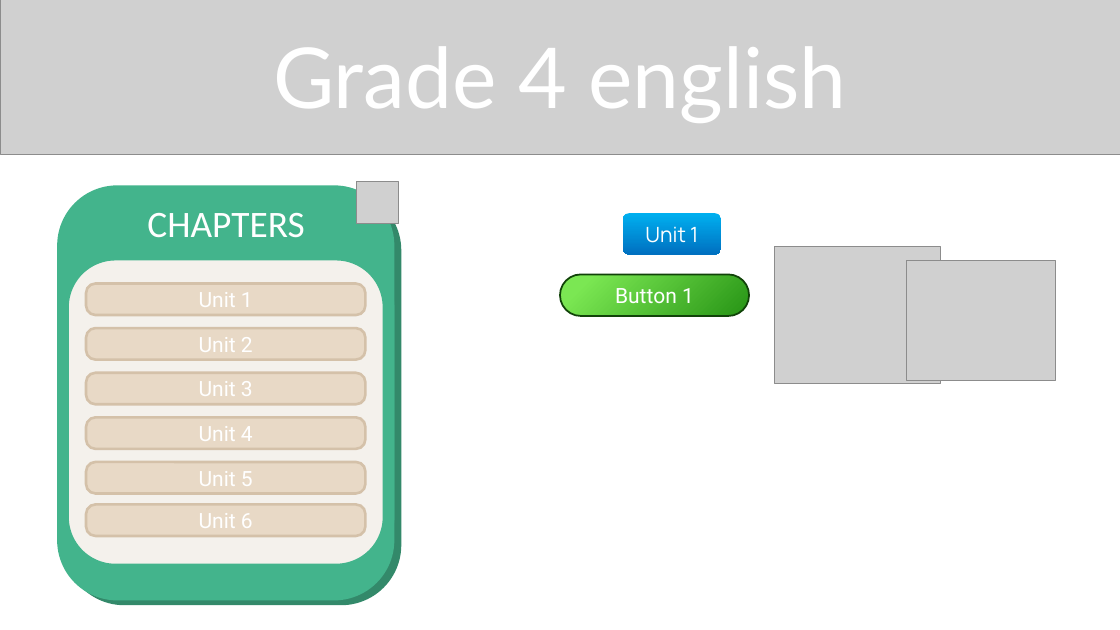
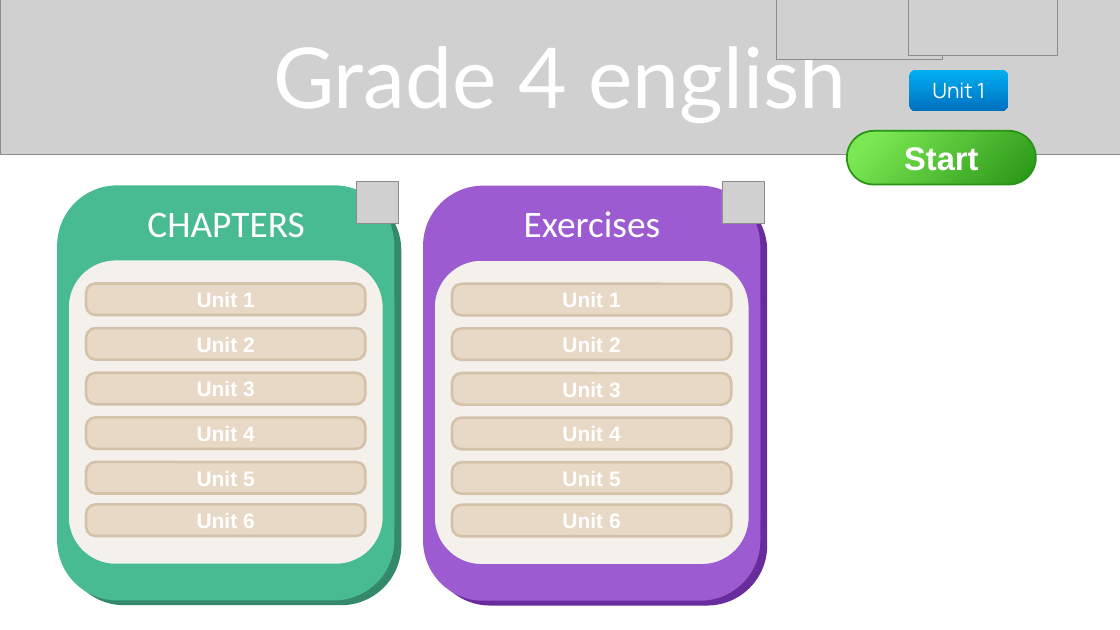
Before and after one commit to ntrk08/english-stefano, a slide deck: slide 3 of main.pptx. Drawn at 1120x630 pixels with LibreOffice and Linux fonts; fonts in the diff are those of the drawing; grey boxes stand for pictures. Boxes give left, top, right and bottom in pixels: in the first picture for what was removed or moved away, otherwise in the second. Text is boxed around its words. In the diff, an @@ line names an element or a change of style, - is before the commit and + after.

```diff
--- a/main.pptx
+++ b/main.pptx
@@ picture: place and size @@
-picture at [775, 246, 940, 384]
+picture at [777, 0, 943, 60]
@@ picture: place and size @@
-picture at [907, 260, 1055, 381]
+picture at [909, 0, 1058, 56]
@@ rounded rectangle "Unit 1": place and size @@
-rounded rectangle "Unit 1" at [623, 213, 722, 255]
+rounded rectangle "Unit 1" at [910, 70, 1009, 111]
@@ rounded rectangle added at [847, 131, 1036, 185], fill gradient #7BE753 to #279415, outline #279415 1.5 pt, 28 pt, text #FFFFFF, bold @@
+Start
@@ rounded rectangle at [63, 192, 389, 595]: fill #43B48C to #49BB92; outline #43B48C 10 pt to #49BB92 10 pt @@
@@ rounded rectangle at [70, 196, 396, 599]: fill #33896A to #49BB92 @@
@@ rounded rectangle added at [429, 192, 755, 595], fill #9C5BD1, outline #9C5BD1 10 pt @@
@@ rounded rectangle added at [436, 197, 762, 600], fill #49BB92, outline #692C9C 10 pt @@
@@ picture added at [723, 181, 765, 223] @@
@@ text added at [524, 211, 661, 237], 32 pt, text #FFFFFF @@
+Exercises
@@ rounded rectangle at [63, 255, 389, 570]: outline #43B48C 10 pt to #49BB92 10 pt @@
@@ rounded rectangle added at [429, 255, 755, 571], fill #F4F1EC, outline #9C5BD1 10 pt @@
@@ rounded rectangle "Unit 1": place and size @@
-rounded rectangle "Unit 1" at [560, 275, 749, 316]
+rounded rectangle "Unit 1" at [452, 284, 732, 316]
@@ rounded rectangle "Unit 1" at [452, 284, 732, 316]: fill gradient #7BE753 to #279415 to #E8D9C6; outline #114309 1.5 pt to #D4C1A9 2.25 pt; proportions changed @@
@@ text in rounded rectangle at [562, 292, 621, 307]: text changed; font Roboto to Arial; bold on @@
-Button 1
+Unit 1
@@ rounded rectangle added at [452, 329, 732, 360], fill #E8D9C6, outline #D4C1A9 2.25 pt, 18 pt, text #FFFFFF, bold @@
+Unit 2
@@ rounded rectangle added at [452, 373, 732, 405], fill #E8D9C6, outline #D4C1A9 2.25 pt, 18 pt, text #FFFFFF, bold @@
+Unit 3
@@ rounded rectangle added at [452, 418, 732, 450], fill #E8D9C6, outline #D4C1A9 2.25 pt, 18 pt, text #FFFFFF, bold @@
+Unit 4
@@ rounded rectangle added at [452, 462, 732, 494], fill #E8D9C6, outline #D4C1A9 2.25 pt, 18 pt, text #FFFFFF, bold @@
+Unit 5
@@ font Roboto to Arial, bold on in 6 elements at [86, 284, 365, 316], [86, 329, 365, 360], [86, 373, 365, 405], [86, 418, 365, 450], [86, 462, 365, 494], [86, 505, 365, 537] @@
@@ rounded rectangle added at [452, 505, 732, 537], fill #E8D9C6, outline #D4C1A9 2.25 pt, 18 pt, text #FFFFFF, bold @@
+Unit 6
```
Also in this commit, not shown: 6 slides added, 2 other files.
